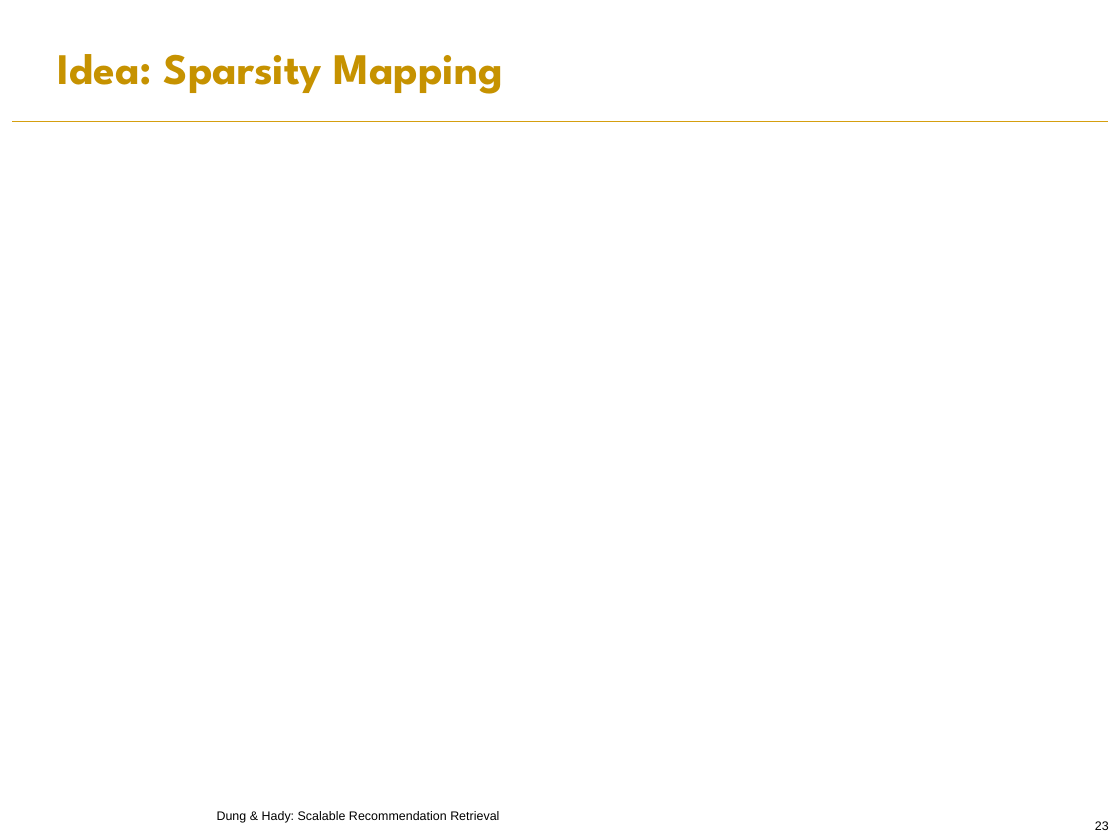
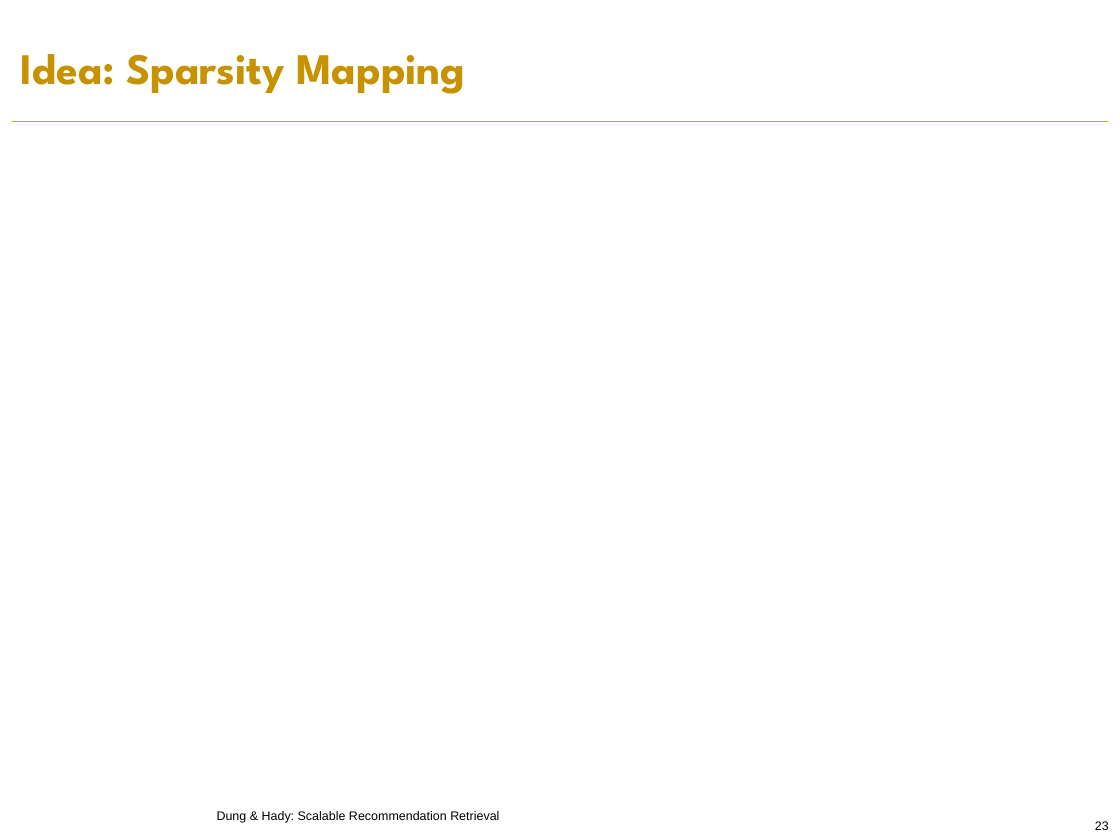
Before and after one commit to PreferredAI/recommendation-retrieval, a slide deck: slide 23 of slides/aaai19-tutorial.pptx. Drawn at 1120x840 pixels with LibreOffice and Linux fonts; fonts in the diff are those of the drawing; background and template pictures are left out. Boxes give left, top, right and bottom in pixels: in the first picture for what was removed or moved away, otherwise in the second. Text is boxed around its words. In the diff, an @@ line names an element or a change of style, - is before the commit and + after.

```diff
--- a/slides/aaai19-tutorial.pptx
+++ b/slides/aaai19-tutorial.pptx
@@ title "Idea: Sparsity Mapping": place and size @@
-title "Idea: Sparsity Mapping" at [58, 54, 503, 94]
+title "Idea: Sparsity Mapping" at [21, 54, 465, 94]
```
Also in this commit, not shown: 4 other slides changed.
